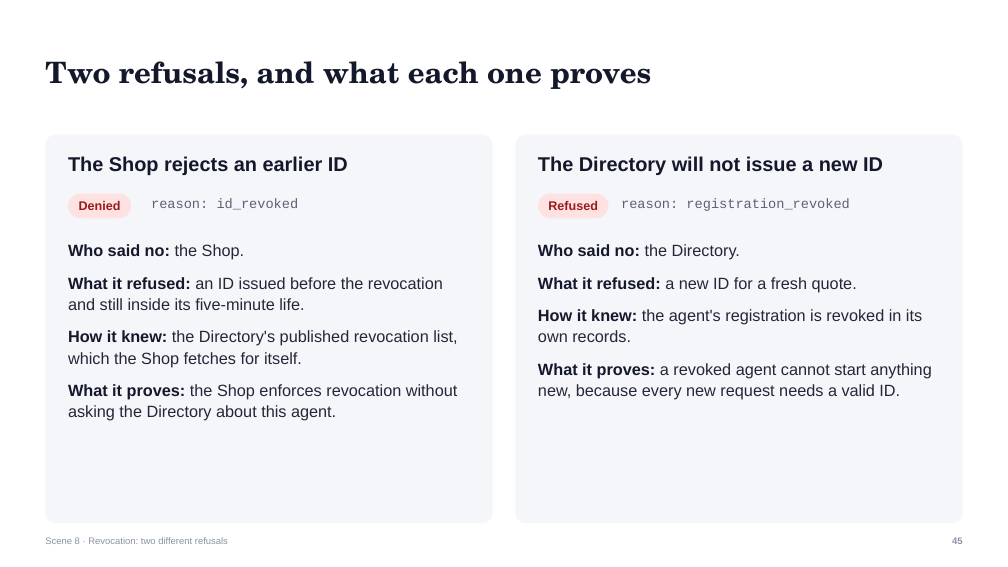
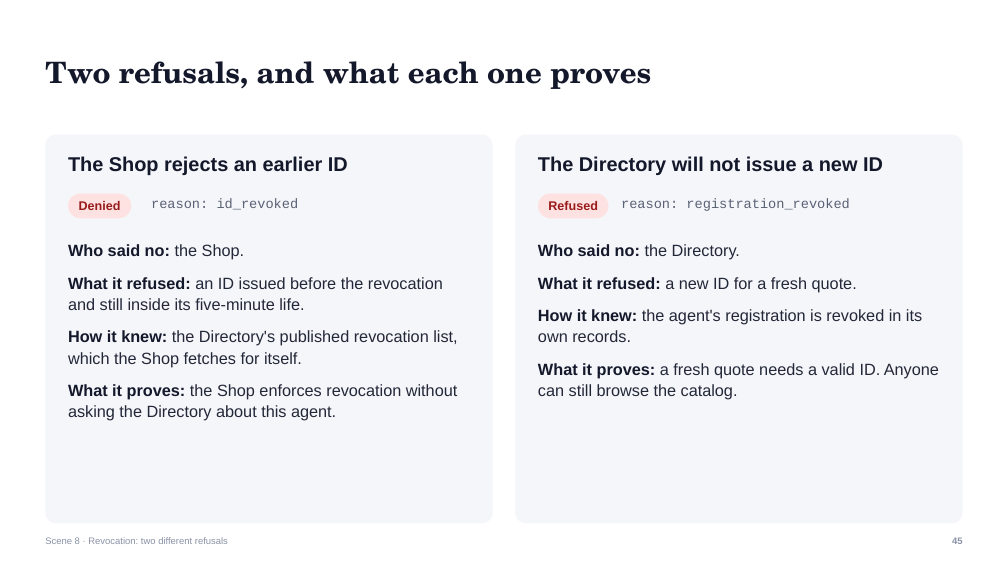
Before and after one commit to dazzaji/AAF_OSFI, a slide deck: slide 45 of demo/claude/aaf-illustrated-walkthrough.pptx. Drawn at 1008x567 pixels with LibreOffice and Linux fonts; fonts in the diff are those of the drawing. Boxes give left, top, right and bottom in pixels: in the first picture for what was removed or moved away, otherwise in the second. Text is boxed around its words. In the diff, an @@ line names an element or a change of style, - is before the commit and + after.

```diff
--- a/demo/claude/aaf-illustrated-walkthrough.pptx
+++ b/demo/claude/aaf-illustrated-walkthrough.pptx
@@ text at <box>538,363,939,400</box>: text changed @@
-What it proves: a revoked agent cannot start anything new, because every new request needs a valid ID.
+What it proves: a fresh quote needs a valid ID. Anyone can still browse the catalog.
```
Also in this commit, not shown: 1 other slide changed, 5 other files.
